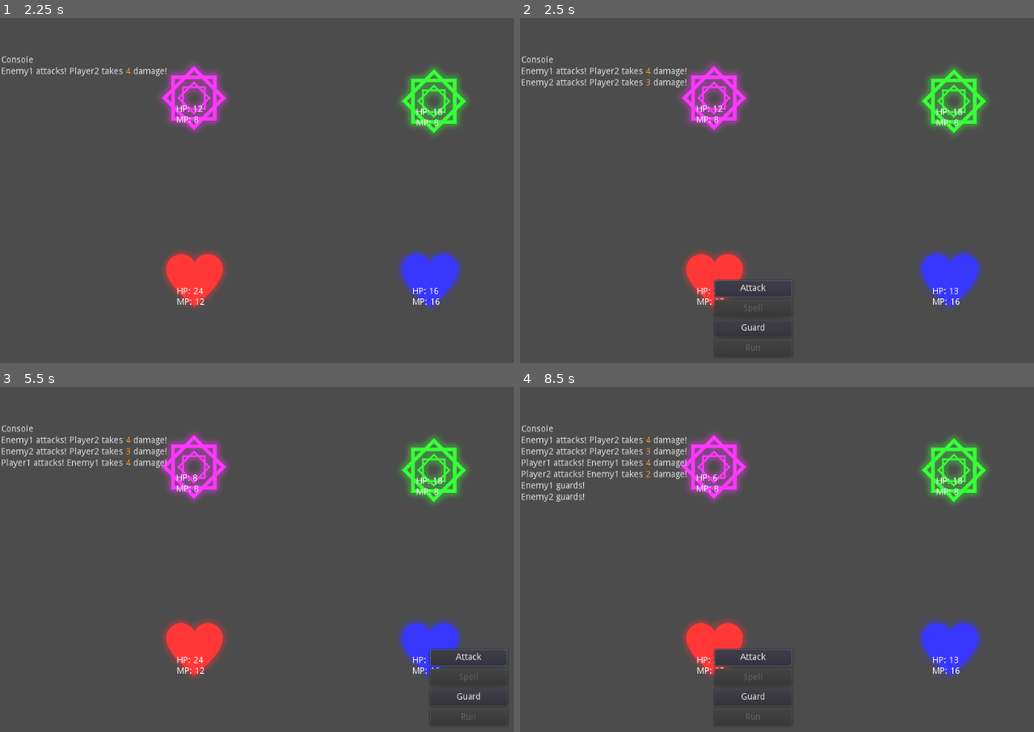
Above: before the commit, frames 1-4 (two rows, left to right).
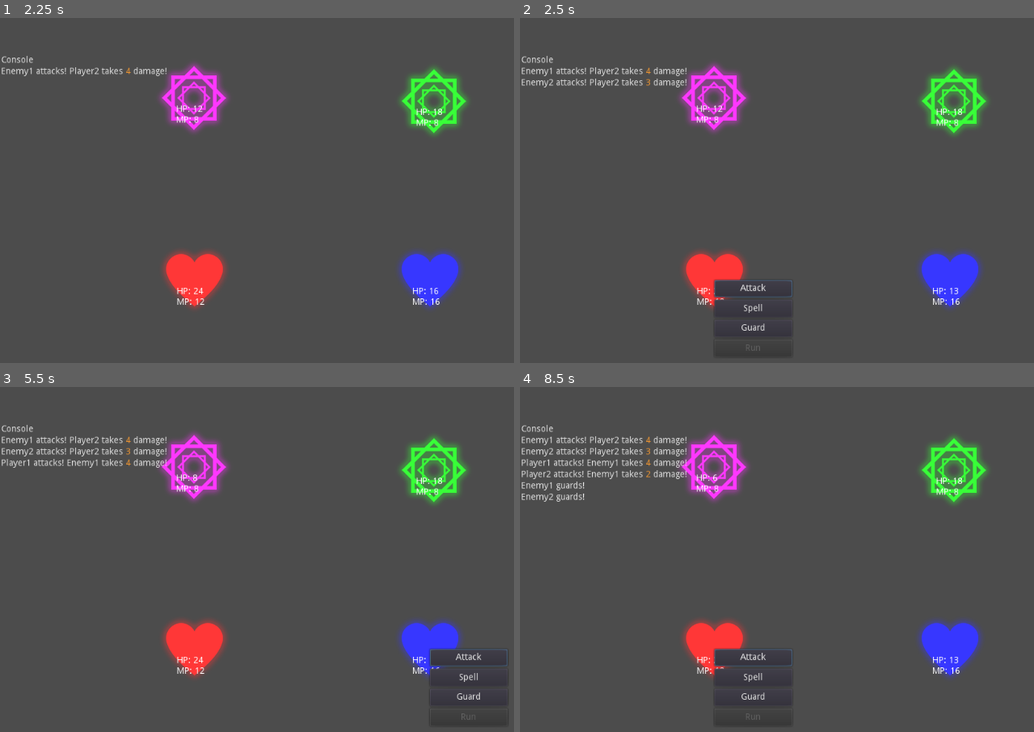
Above: after the commit, the same moments.

Repository: ExPorygon/GensoRune
Game: Godot game, scene res://Game.tscn
Same seed, same stepped clock (60 frames per second), same inputs: the game is played once before the commit and once after it.
Inputs (mouse positions are in pixels of both pictures, inside the frame that each line leads up to):
- Up to frame 1 (2.25 s): tap Enter (ui_accept) at 0.5, 0.77, 1.52, 2 s; move the mouse to (467, 187) at 0.52 s; hold Right (ui_right) 0.53-1.28 s; click (467, 187) at 0.67 s; move the mouse to (195, 225) at 1.27 s; hold Left (ui_left) 1.28-2.03 s; move the mouse to (385, 124) at 2.02 s; hold Right (ui_right) from 2.03 s (still down)
- Up to frame 2 (2.5 s): keep holding Right (ui_right)
- Up to frame 3 (5.5 s): release Right (ui_right) at 2.75 s; click (231, 676) at 2.75 s, where only the run after the commit has a clickable "Spell"; click "Attack" at 3.5 s; click "Guard" at 4.25 s; tap Enter (ui_accept) at 5, 5.27 s; move the mouse to (292, 652) at 5.02 s; hold Right (ui_right) from 5.03 s (still down); click (292, 652) at 5.17 s
- Up to frame 4 (8.5 s): tap Enter (ui_accept) at 5.75, 6.02, 6.5, 6.77, 7.25, 8.27 s; move the mouse to (outside the picture) at 5.77 s; release Right (ui_right) at 5.78 s; hold Left (ui_left) 5.78-8.03 s; move the mouse to (648, 518) at 6.52 s; move the mouse to (874, 576) at 7.27 s; click (874, 576) at 7.42 s; move the mouse to (746, 480) at 8.02 s; hold Right (ui_right) from 8.03 s (still down)

Frame 1 is identical in both runs. In frame 2, less than 0.1% of the frame differs, in the area x 43-48%, y 82-86%; in frame 3, less than 0.1%; in frame 4, less than 0.1%.

Commit message:
Add sample spell, rename stuff

Diff:
--- a/Battler.tscn
+++ b/Battler.tscn
@@ -27,5 +27,9 @@
 [node name="Attack" type="Node" parent="Actions"]
 script = ExtResource( 4 )
 
+[node name="Spell" type="Node" parent="Actions"]
+
 [node name="Guard" type="Node" parent="Actions"]
 script = ExtResource( 3 )
+
+[node name="Spells" type="Node" parent="."]
--- /dev/null
+++ b/SpellAction.gd
@@ -0,0 +1,10 @@
+extends Node
+
+var spell: SpellData = null
+
+func _ready():
+	name = spell.name
+	icon = spell.icon
+	randomize()
+
+func execute():
--- a/Spell.gd
+++ b/SpellData.gd
@@ -1,11 +1,11 @@
 extends Resource
 
-class_name Spell
+class_name SpellData
 
 enum Target {
+	ENEMY,
 	SELF,
 	PARTY,
-	ENEMY,
 }
 
 enum Group {
--- a/player/player_ai.gd
+++ b/player/player_ai.gd
@@ -12,8 +12,6 @@
 	return action
 
 func choose_target(actor : Battler, action: CombatAction, battlers : Array = []):
-#	yield(get_tree(), "idle_frame") #this wait is necessary to avoid an error with some regard to the function completed signal, will have to investigate later
-#	return get_parent().get_parent().get_node("Enemy1")
 	var arrow = SelectArrow.instance()
 	actor.add_child(arrow)
 	var target
--- /dev/null
+++ b/player/spells/FlowerFlare.tres
@@ -0,0 +1,11 @@
+[gd_resource type="Resource" load_steps=2 format=2]
+
+[ext_resource path="res://SpellData.gd" type="Script" id=1]
+
+[resource]
+script = ExtResource( 1 )
+name = "Flower Flare"
+base_damage = 5
+mana_cost = 0
+target_mode = 0
+group_mode = 0
--- a/project.godot
+++ b/project.godot
@@ -50,9 +50,9 @@
 "path": "res://SelectArrow.gd"
 }, {
 "base": "Resource",
-"class": "Spell",
+"class": "SpellData",
 "language": "GDScript",
-"path": "res://Spell.gd"
+"path": "res://SpellData.gd"
 }, {
 "base": "Node2D",
 "class": "TurnQueue",
@@ -68,7 +68,7 @@
 "Console": "",
 "Entity": "",
 "SelectArrow": "",
-"Spell": "",
+"SpellData": "",
 "TurnQueue": ""
 }
 
